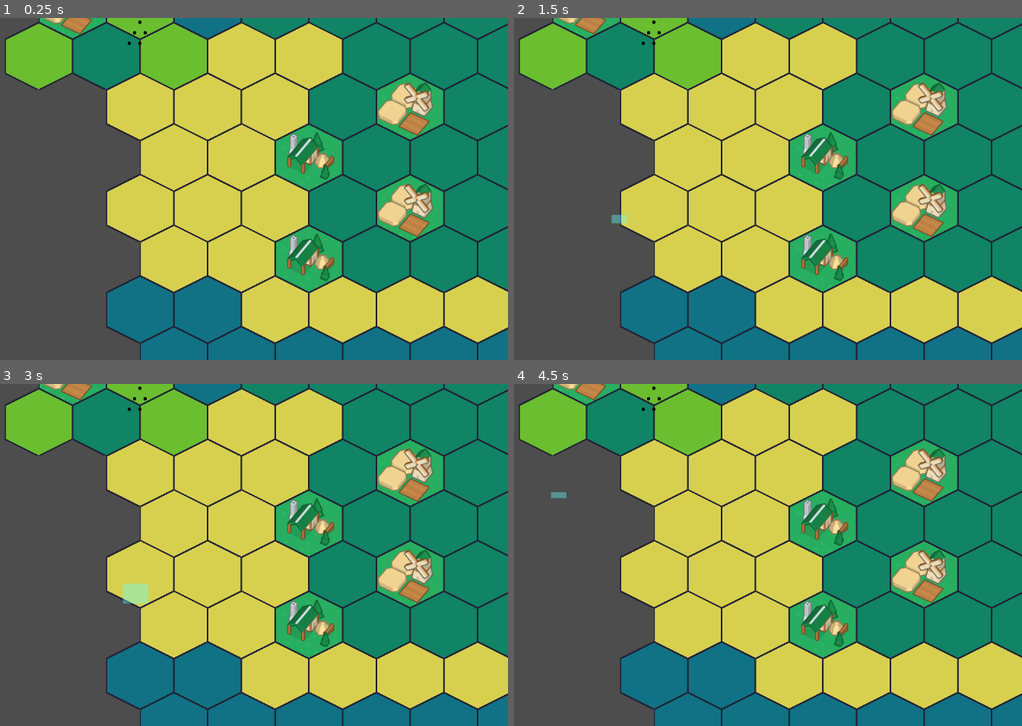
Above: before the commit, frames 1-4 (two rows, left to right).
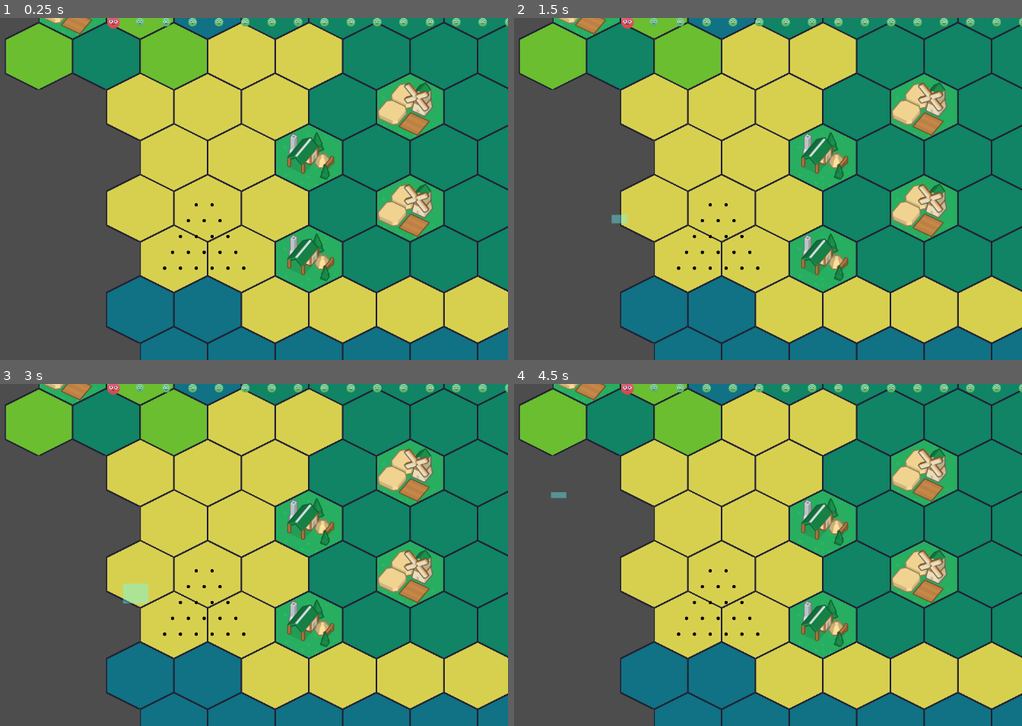
Above: after the commit, the same moments.

Repository: Luis-Arnold/Legends-of-Old
Game: Godot game, scene res://Content/Scenes/Map/Map2D.tscn
Two runs of this game, one before a commit and one after it. Both use one fixed random seed, a clock stepped at 60 frames per second and the inputs below.
Inputs (mouse positions are in pixels of both pictures, inside the frame that each line leads up to):
- Up to frame 1 (0.25 s): no input
- Up to frame 2 (1.5 s): tap Enter at 0.5 s; move the mouse to (854, 171) at 0.52 s; click (854, 171) at 0.67 s; tap Space at 0.77, 1.25 s; drag from (595, 206) to (686, 257) at 1.27 s
- Up to frame 3 (3 s): move the mouse to (264, 479) at 2.02 s; click (264, 479) at 2.17 s; tap Enter at 2.75 s; drag from (172, 623) to (20, 503) at 2.77 s
- Up to frame 4 (4.5 s): move the mouse to (900, 606) at 3.52 s; click (900, 606) at 3.67 s; tap Space at 3.77, 4.25 s; drag from (534, 503) to (625, 469) at 4.27 s

The runs differ from the first frame. In frame 1, 0.7% of the frame differs, in the area x 21-100%, y 0-74%; in frame 2, 0.7%; in frame 3, 0.7%; in frame 4, 0.7%.
Error before the commit: Parse Error: Local parameter "terrainType" cannot be used as a type. (res://Content/Scripts/Singletons/MapUtil.gd:57)

Commit message:
Working on unit formations

Diff:
--- a/Content/Scenes/Map/Camera2D.gd
+++ b/Content/Scenes/Map/Camera2D.gd
@@ -7,8 +7,7 @@
 var dragOffset = Vector2()
 
 @export_category('Input')
-var clickDurationThreshold = 0.18
-var dragThreshold = 10
+var dragThreshold = 40
 var startTimeMouseLeft: float = 0.0
 var startTimeMouseRight: float = 0.0
 
@@ -47,12 +46,16 @@
 				draggingRight = false
 			else: # Mouse released
 				if draggingRight and not releasedRight: # Released after drag
-					pass
-					#print("rad")
+					print("rad")
 				else: # Released after click
+					if CameraUtil.globalSelected:
+
+						print('Apply formation')
 					for soldier in CameraUtil.selectedSoldiers:
 						soldier.scale = Vector2(1,1)
-					CameraUtil.selectedSoldiers = []
+					CameraUtil.selectedSoldiers.clear()
+					UnitUtil.selectedUnits.clear()
+					CameraUtil.globalSelected = false
 					#print("rac")
 				releasedRight = true
 
@@ -78,9 +81,18 @@
 						#print("Drag started")
 		if Input.is_mouse_button_pressed(MOUSE_BUTTON_RIGHT):
 			if (get_global_mouse_position() - position).distance_to(dragRightStartPosition) > dragThreshold:
-				if releasedRight: # back to dragging
-					print('Click')
-				else: # During drag
+				if CameraUtil.globalSelected:# Drag formation
+					# during formation
+					for unit in UnitUtil.selectedUnits:
+						unit.soldierAssignments = UnitUtil.getFormationPositions(unit.leader, unit.soldiers, unit.relativeFormationPositions, get_global_mouse_position())
+						unit.setAbsoluteFormationPositions(unit.relativeFormationPositions, get_global_mouse_position())
+						for soldier in unit.soldierAssignments.keys():
+							soldier.formationPosition = unit.soldierAssignments[soldier]
+						unit.leader.formationPosition = unit.soldierAssignments[unit.leader]
+						unit.queue_redraw()
+					print('Dragging formation')
+					pass
+				else:
 					if not draggingRight:
 						draggingRight = true
 						dragRightStartPosition = get_global_mouse_position()
@@ -89,6 +101,7 @@
 					position -= dragOffset * 2.4
 					dragRightStartPosition += dragOffset
 					dragOffset = Vector2.ZERO
+
 
 func _physics_process(_delta):
 	queue_redraw()
@@ -130,7 +143,13 @@
 	query.set_shape(shape)
 	query.transform = Transform2D(0, ((dragLeftEndPosition + dragLeftStartPosition) / 2) + position)
 	var selected = space.intersect_shape(query)
+	CameraUtil.globalSelected = selected.filter(func(o): return o is Soldier).size() < 1
 	for dict in selected:
 		if dict['collider'] is CharacterBody2D:
-			CameraUtil.selectedSoldiers.append(dict['collider'])
-			dict['collider'].scale = Vector2(1.5, 1.5)
+			var soldier: Soldier = dict['collider']
+			soldier.emit_signal('soldierSelected')
+			if soldier not in CameraUtil.selectedSoldiers:
+				CameraUtil.selectedSoldiers.append(soldier)
+			if soldier.currentUnit not in UnitUtil.selectedUnits:
+				UnitUtil.selectedUnits.append(soldier.currentUnit)
+			soldier.scale = Vector2(1.2, 1.2)
--- a/Content/Scenes/Map/Map2D.tscn
+++ b/Content/Scenes/Map/Map2D.tscn
@@ -78,7 +78,8 @@
 tile_size = Vector2i(128, 128)
 physics_layer_0/collision_layer = 2
 physics_layer_0/collision_mask = 2
-physics_layer_1/collision_layer = 1
+physics_layer_1/collision_layer = 65535
+physics_layer_1/collision_mask = 65535
 terrain_set_0/mode = 0
 terrain_set_0/terrain_0/name = "Sand"
 terrain_set_0/terrain_0/color = Color(0.752941, 0.72549, 0.101961, 1)
@@ -114,3 +115,12 @@
 position = Vector2(196.396, 198.337)
 
 [node name="Unit" parent="." instance=ExtResource("4_kiaxn")]
+playerColor = 0
+formation = 0
+unitDestination = Vector2(0, 0)
+leaderPosition = Vector2(0, 0)
+relativeFormationPositions = []
+absoluteFormationPositions = []
+soldierAssignments = {}
+troopSize = 0
+soldiers = []
--- a/Content/Scenes/Player/Player.gd
+++ b/Content/Scenes/Player/Player.gd
@@ -1,6 +1,7 @@
 class_name Player extends Node2D
 
 var playerColor: PlayerUtil.playerColor
+var playerCollisionLayer: int
 var appOwner: bool
 
 func _ready():
@@ -8,3 +9,7 @@
 	appOwner = true
 	if appOwner:
 		PlayerUtil.ownerPlayer = self
+
+	var ownCollisionLayer = 10
+	PlayerUtil.playerLayers[ownCollisionLayer] = self
+	playerCollisionLayer = ownCollisionLayer
--- a/Content/Scenes/Soldier/Soldier.gd
+++ b/Content/Scenes/Soldier/Soldier.gd
@@ -1,14 +1,19 @@
 class_name Soldier extends CharacterBody2D
 
 var isLeader: bool
+var playerColor: PlayerUtil.playerColor = PlayerUtil.playerColor.WHITE
 
 @export_category('Movement')
 var currentSpeed: int = 100
 var destination: Vector2 = Vector2()
 var formationPosition: Vector2 # Relative position in the formation
+var stamina: int = 100
+var direction
 
 @export_category('Selection')
 var selected: bool = false
+signal soldierSelected
+signal soldierDeselected
 
 var currentUnit: Unit
 
@@ -18,18 +23,30 @@
 func _ready():
 	destination = position
 
+	connect('soldierSelected', Callable(self, 'onSoldierSelected'))
+	connect('soldierDeselected', Callable(self, 'onSoldierDeselected'))
 	connect('tileChanged', Callable(self, 'onTileChanged'))
-	%Area.connect('body_entered', Callable(MapUtil, 'pieceEntered').bind(self))
+	%CollisionSelector.connect('body_entered', Callable(MapUtil, 'pieceEntered').bind(self))
+
+	if playerColor == PlayerUtil.ownerPlayer.playerColor:
+		add_to_group("friendlies")
+		set_collision_layer_value(PlayerUtil.ownerPlayer.playerCollisionLayer, true)
+		set_collision_mask_value(12, true)
+	else:
+		add_to_group("enemies")
+		set_collision_layer_value(12, true)
+		set_collision_mask_value(PlayerUtil.ownerPlayer.playerCollisionLayer, true)
+
 
 func _input(event):
 	if InputUtil.isLeftMousePressed(event):
 		if self in CameraUtil.selectedSoldiers:
-			destination = get_global_mouse_position()
+			if formationPosition != null:
+				destination = formationPosition
+#			destination = get_global_mouse_position()
 
 func _physics_process(delta):
 	moveTowardsTarget(delta)
-
-	#print(MapUtil.getTileTerrainAtPosition(global_position))
 
 func _draw():
 	pass
@@ -48,7 +65,7 @@
 
 func onTileChanged():
 	var currentTerrain = MapUtil.terrainToString(MapUtil.matchTerrainOfTileData(currentTile))
-	print(currentTerrain)
+
 	if currentTerrain == 'Sand':
 		currentSpeed = 80
 	else:
@@ -59,3 +76,9 @@
 
 func onDestinationChanged():
 	pass
+
+func onSoldierSelected():
+	currentUnit.selectUnit()
+
+func onSoldierDeselected():
+	currentUnit.deselectUnit()
--- a/Content/Scenes/Soldier/Soldier.tscn
+++ b/Content/Scenes/Soldier/Soldier.tscn
@@ -79,10 +79,11 @@
 height = 16.0
 
 [node name="Soldier" type="CharacterBody2D"]
+collision_layer = 0
+collision_mask = 0
 script = ExtResource("1_556pp")
 
 [node name="Body" type="AnimatedSprite2D" parent="."]
-position = Vector2(1.19209e-07, -1.19209e-07)
 scale = Vector2(0.2, 0.2)
 sprite_frames = SubResource("SpriteFrames_6mc88")
 animation = &"green"
@@ -91,14 +92,19 @@
 sprite_frames = SubResource("SpriteFrames_y37br")
 animation = &"faces"
 
-[node name="CollisionShape2D" type="CollisionShape2D" parent="."]
-shape = SubResource("CapsuleShape2D_dpbks")
-
-[node name="Area" type="Area2D" parent="."]
+[node name="CollisionSelector" type="Area2D" parent="."]
 unique_name_in_owner = true
 collision_layer = 2
 collision_mask = 2
 
-[node name="AreaCollision" type="CollisionShape2D" parent="Area"]
+[node name="SelectorShape" type="CollisionShape2D" parent="CollisionSelector"]
 shape = SubResource("CapsuleShape2D_dpbks")
 debug_color = Color(0.894118, 0.219608, 0.592157, 0.419608)
+
+[node name="CollisionBody" type="CollisionShape2D" parent="."]
+position = Vector2(1.42109e-14, -1.42109e-14)
+shape = SubResource("CapsuleShape2D_dpbks")
+
+[node name="CollisionPolygon2D" type="CollisionPolygon2D" parent="."]
+position = Vector2(2, -6)
+polygon = PackedVector2Array(-2, -17, -16, -11, -2, 14, 12, -11)
--- a/Content/Scenes/Unit/Unit.gd
+++ b/Content/Scenes/Unit/Unit.gd
@@ -1,6 +1,8 @@
 class_name Unit extends Node2D
 
 const soldierScene = preload('res://Content/Scenes/Soldier/Soldier.tscn')
+
+@export var playerColor: PlayerUtil.playerColor
 
 @export_category('Core')
 @export var formation: UnitUtil.formationType
@@ -10,35 +12,81 @@
 @export_category('Soldiers')
 @export var leader: Soldier
 @export var leaderPosition: Vector2
+@export var relativeFormationPositions: Array
+@export var absoluteFormationPositions: Array
+@export var soldierAssignments: Dictionary
 @export var troopSize: int
 @export var soldiers: Array
 
+signal unitSelected
+signal unitDeselected
+signal colorChanged
+
 @export_category('Debug')
-var dSoldiers = []
-var dformationPositions = []
-var dsoldierAssignments = {}
 
 func _ready():
-	troopSize = 5
+	troopSize = 20
+	leader = soldierScene.instantiate().duplicate()
+	leader.position = Vector2(50 * -1, 0)
+	leader.currentUnit = self
+	leader.isLeader = true
+	leader.scale = Vector2(1.5, 1.5)
+	leader.get_node('Body').animation = 'red'
+	add_child(leader)
+
 	for i in troopSize:
 		var soldier: Soldier = soldierScene.instantiate().duplicate()
-		soldier.position = Vector2(200 * i, 100 * i / 5)
+		soldier.position = Vector2(50 * i, 0)
 		soldier.currentUnit = self
 		soldiers.append(soldier)
 		add_child(soldier)
 
-	dformationPositions = UnitUtil.matchFormationType(UnitUtil.formationType.TRIANGLE, troopSize, 20)
-	dsoldierAssignments = UnitUtil.regroup(soldiers, dformationPositions)
+	relativeFormationPositions = UnitUtil.matchFormationType(UnitUtil.formationType.TRIANGLE, troopSize, 30)
+	setAbsoluteFormationPositions(relativeFormationPositions, get_global_mouse_position())
+	soldierAssignments = UnitUtil.getFormationPositions(leader, soldiers, relativeFormationPositions, get_global_mouse_position())
+
+	for soldier in soldierAssignments.keys():
+		soldier.formationPosition = soldierAssignments[soldier]
+	leader.formationPosition = soldierAssignments[leader]
+
+func selectUnit() -> void:
+	print('unit selected')
+	CameraUtil.globalSelected = true
+	UnitUtil.selectedUnits.append(self)
+	for soldier in soldiers:
+		soldier.selected = true
+		CameraUtil.selectedSoldiers.append(soldier)
+	leader.selected = true
+	CameraUtil.selectedSoldiers.append(leader)
+	emit_signal('unitSelected')
+
+func deselectUnit() -> void:
+	CameraUtil.globalSelected = false
+	UnitUtil.selectedUnits.erase(self)
+	for soldier in soldiers:
+		soldier.selected = false
+		CameraUtil.selectedSoldiers.erase(soldier)
+	leader.selected = false
+	CameraUtil.selectedSoldiers.erase(leader)
+	emit_signal('unitDeselected')
 
 func _draw():
-	for v in UnitUtil.matchFormationType(UnitUtil.formationType.TRIANGLE, troopSize, 20):
-		draw_circle(v, 3, Color.BLACK)
 
-	for i in range(troopSize):
-		draw_line(soldiers[i].position, dsoldierAssignments[i], Color.RED)
+	for formPos in absoluteFormationPositions:
+		draw_circle(formPos, 3, Color.BLACK)
+
+#	for i in range(troopSize - 1):
+#		draw_line(soldiers[i].position, soldierAssignments.values()[i], Color.RED)
 
 func _process(delta):
 	queue_redraw()
 
 func updateFormation():
 	pass
+
+func changeColor(newColor: PlayerUtil.playerColor) -> void:
+	playerColor = newColor
+	emit_signal('colorChanged')
+
+func setAbsoluteFormationPositions(relFormationPos, transformation) -> void:
+	absoluteFormationPositions = relFormationPos.map(func(v: Vector2): return v + transformation)
--- a/Content/Scripts/Singletons/CameraUtil.gd
+++ b/Content/Scripts/Singletons/CameraUtil.gd
@@ -1,3 +1,4 @@
 extends Node
 
 var selectedSoldiers = []
+var globalSelected: bool = false
--- a/Content/Scripts/Singletons/MapUtil.gd
+++ b/Content/Scripts/Singletons/MapUtil.gd
@@ -54,8 +54,8 @@
 func matchTerrainOfTileData(tileData: TileData) -> terrainType:
 	return matchTerrain(tileData.terrain_set, tileData.terrain)
 
-func terrainToString(terrainType: terrainType) -> String:
-	match terrainType:
+func terrainToString(type: terrainType) -> String:
+	match type:
 		0:
 			return 'Sand'
 		_:
--- a/Content/Scripts/Singletons/PlayerUtil.gd
+++ b/Content/Scripts/Singletons/PlayerUtil.gd
@@ -2,9 +2,37 @@
 
 var ownerPlayer: Player
 
+var playerLayers: Dictionary = {}
+
 enum playerColor {
 	WHITE,
 	BLACK,
+	RED,
+	GREEN,
+	BLUE,
 	ANY,
 	NONE
 }
+
+func _ready():
+	pass
+
+func playerColorToString(color) -> String:
+	match color:
+		playerColor.WHITE:
+			return 'white'
+		playerColor.BLACK:
+			return 'black'
+		playerColor.RED:
+			return 'red'
+		playerColor.GREEN:
+			return 'green'
+		playerColor.BLUE:
+			return 'blue'
+		playerColor.ANY:
+			return 'any'
+		_:
+			return 'none'
+
+func isCollisionLayerFriendly(player: Player, layer: int):
+	return player.playerCollisionLayer != layer
--- a/Content/Scripts/Singletons/UnitUtil.gd
+++ b/Content/Scripts/Singletons/UnitUtil.gd
@@ -1,4 +1,9 @@
 extends Node
+
+var selectedUnits: Array = []
+
+@export var relativeUnitPositions: Array
+@export var absoluteUnitPositions: Array
 
 enum formationType {
 	TRIANGLE,
@@ -8,17 +13,18 @@
 	ANY
 }
 
-func regroup(soldiers, formationPositions):
-	# Dictionary to hold soldier indices and their assigned positions
+func getFormationPositions(leader, soldiers, formationPositions, transformation) -> Dictionary:
+	# Dictionary to hold soldier objects and their assigned positions
 	var soldierAssignments = {}
 	var availablePositions = formationPositions.duplicate() # Clone the list to keep track of available positions
+
+	availablePositions = availablePositions.map(func(v: Vector2): return v + transformation)
 
 	# Sort the formation positions by distance from the center of the formation, furthest first
 	availablePositions.sort_custom(Callable(self, "sort_positions_desc"))
 
 	# Iterate over each soldier to find the closest available position
 	for soldier in soldiers:
-		var soldier_index = soldiers.find(soldier)
 		var assigned_pos = null
 		var closest_dist = INF # Infinity, since we want to minimize this
 
@@ -32,9 +38,11 @@
 
 		# Assign the closest position to the soldier
 		if assigned_pos != null:
-			soldierAssignments[soldier_index] = assigned_pos
+			soldierAssignments[soldier] = assigned_pos
 			# Remove this position so it's not reused
 			availablePositions.erase(assigned_pos)
+
+	soldierAssignments[leader] = Vector2(0,0) + transformation
 
 	return soldierAssignments
 
@@ -47,7 +55,7 @@
 	match matchType:
 		formationType.TRIANGLE:
 			var positions = []
-			var row = 0
+			var row = 1
 			var countInRow = 0
 			for i in range(unitNum):
 				if countInRow > row:
@@ -61,25 +69,28 @@
 
 			return positions
 		formationType.RECTANGLE:
-			var positions = []
+			var positions: Array = []
 			# Calculate number of full rows and additional units in the last row
 			var fullRows = unitNum / rowWidth
 			var extraUnitsInLastRow = unitNum % rowWidth
-			var currentUnitIndex = 0
+
+			# Calculate the center position index for the first row
+			var centerIndex = rowWidth / 2
 
 			for row in range(fullRows):
-				# This centers the units in the row
 				var unitsInThisRow = rowWidth
 				var xOffsetStart = -(unitsInThisRow - 1) * spacing / 2
+
 				for col in range(unitsInThisRow):
+					# Skip the middle position for the first row
+					if row == 0 and col == centerIndex:
+						continue
 					positions.append(Vector2(xOffsetStart + col * spacing, row * spacing))
-					currentUnitIndex += 1
 
 			if extraUnitsInLastRow > 0:
 				var xOffsetStart = -(extraUnitsInLastRow - 1) * spacing / 2
 				for col in range(extraUnitsInLastRow):
 					positions.append(Vector2(xOffsetStart + col * spacing, fullRows * spacing))
-					currentUnitIndex += 1
 
 			return positions
 		formationType.CIRCLE:
